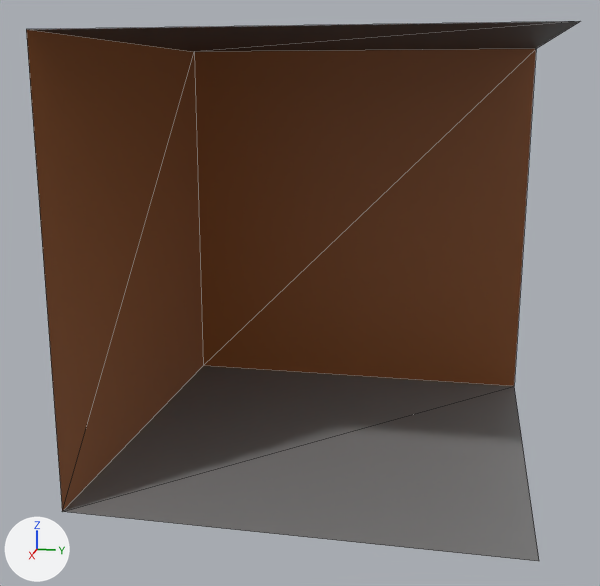
Renders of the glTF model ressources/models/wall_7.glb from each side of a commit.
Before and after are seen from a 50 mm lens placed at (6.03, 0.98, 2.67), pointed at (0.12, -0.2, 1.2). Every picture has the same lights, and +X, +Y and +Z are marked at lower left. Mesh edges are drawn as thin lines. Vertices at the same position are counted once.

Before the edit, the objects in view are built like this:
```python
me_cube = bpy.data.meshes.new('Cube')
me_cube.from_pydata(...)  # 8 vertices, 8 faces; spans x -1.5..1.5, y -1.5..1.5, z 0.0..3.0
me_cube.materials.append(mat_material)  # picture img_diffuse_bmp
ob_cube = bpy.data.objects.new('Cube', me_cube)
ob_cube.location = (0.0, 0.0, 0.0)
```
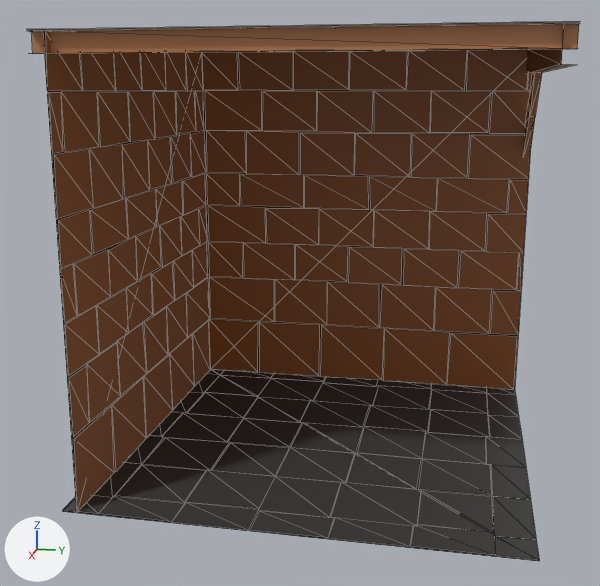
Commit message: Wall models

Diff of the bpy script that builds the scene:
```diff
--- a/ressources/models/wall_7.glb.py
+++ b/ressources/models/wall_7.glb.py
@@ me_cube @@
 # used by ob_cube; location = (0.0, 0.0, 0.0)
-me_cube.from_pydata(...)  # 8 vertices, 8 faces; spans x -1.5..1.5, y -1.5..1.5, z 0.0..3.0
+me_cube.from_pydata(...)  # 787 vertices, 414 faces; spans x -1.5..1.5, y -1.5..1.5, z 0.0..3.0
+# me_cube part 1: 779 vertices added at x -1.5..1.5, y -1.5..1.5, z 0.0..3.0
 me_cube.materials.append(mat_material)
```

Where the change shows, as pixel boxes (x1, y1, x2, y2) in the pictures (600 x 586 px):
'Cube', reshaped: before (26, 21, 580, 561); after (27, 21, 580, 561)
part 1 of me_cube, added: after (28, 22, 580, 560)
